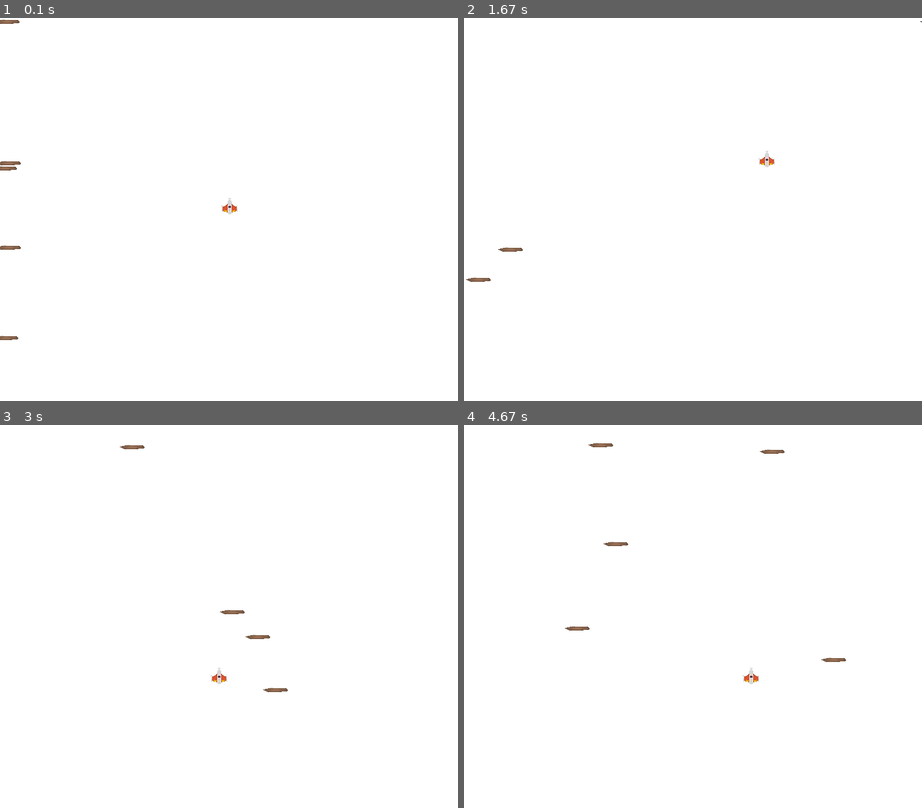
Above: before the commit, frames 1-4 (two rows, left to right).
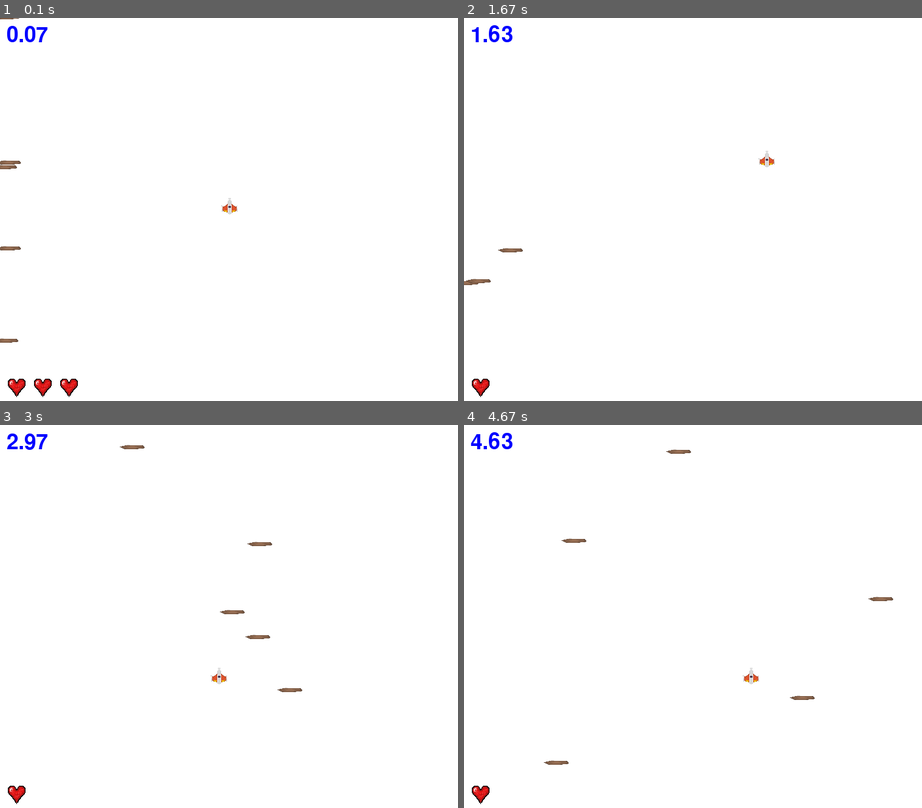
Above: after the commit, the same moments.

Repository: JJinKm/DesSoft-Pygame
Game: pygame game, started from Tela_Inicial.py
Two runs of this game, one before a commit and one after it. Both use one fixed random seed, a clock stepped at 60 frames per second and the inputs below.
Inputs:
- Up to frame 1 (0.1 s): no input
- Up to frame 2 (1.67 s): hold Right 0.33-0.8 s; hold Up 0.83-1.13 s
- Up to frame 3 (3 s): hold Left 1.67-2.2 s; hold Down 2.23-2.53 s; hold Down 2.57-2.97 s
- Up to frame 4 (4.67 s): hold Up 3-3.37 s; hold Right 3.4-4.03 s; hold Down 4.07-4.43 s; hold Left from 4.47 s (still down)

The runs differ from the first frame. In frame 1, 0.7% of the frame differs, in the area x 0-17%, y 0-99%; in frame 2, 0.4%; in frame 3, 0.4%; in frame 4, 0.8%, in the area x 1-94%, y 1-99%.

Commit message:
Adicionei um timer, e consertei as vidas

Diff:
--- a/Tela_Inicial.py
+++ b/Tela_Inicial.py
@@ -17,6 +17,7 @@
 ship_img = pygame.transform.scale(ship_img, (CHARACTER_WIDTH, CHARACTER_HEIGHT))
 x_lista = [-ARROW_WIDTH, WIDTH + ARROW_WIDTH]
 speed_list = [0,8]
+font = pygame.font.SysFont(None, 48)
 
 player_lives = 3 # vidas
 heart_img = pygame.image.load('assets/img/health.png').convert_alpha()
@@ -50,7 +51,7 @@
         self.image = img
         self.rect = self.image.get_rect()
         self.rect.x = random.choice(x_lista)
-        self.rect.y = random.randint(0, HEIGHT)
+        self.rect.y = random.randint(-ARROW_HEIGHT, HEIGHT+ARROW_HEIGHT)
         self.speedx = random.randint(9,16)
         self.speedy = random.choice(speed_list)
         self.initposx = self.rect.x
@@ -72,7 +73,7 @@
                 self.rect.x -= self.speedx
 
 
-        if self.rect.top > HEIGHT or self.rect.right < 0 or self.rect.left > WIDTH + ARROW_WIDTH:
+        if self.rect.top > HEIGHT or self.rect.right < 0 or self.rect.left > WIDTH + ARROW_WIDTH or self.rect.bottom < 0:
             self.rect.x = random.choice(x_lista)
             self.rect.y = random.randint(0, HEIGHT)
             self.speedx = random.randint(9,16)
@@ -123,11 +124,16 @@
         if player_lives == 0:  # Se as vidas acabaram
             game = False  # Encerra o jogo
 
-    for i in range(player_lives):
-            window.blit(heart_img, (10 + i * 40, 10))  # Posiciona os corações na tela
+
+
+    t = pygame.time.get_ticks()
+    timer = font.render('{0:.2f}'.format(t/1000), True, (0,0,255)) # A função "get_ticks" dá o valor em milissegundos, divide por 1000 para ter em segundos.
 
     all_sprites.update()
     window.fill((255,255,255))
+    window.blit(timer, (10,10))
+    for i in range(player_lives):
+            window.blit(heart_img, (10 + i * 40, 550)) # As vidas não tava aparecendo na tela, porque tava antes do Window.fill
     all_sprites.draw(window)
     pygame.display.update()
 
